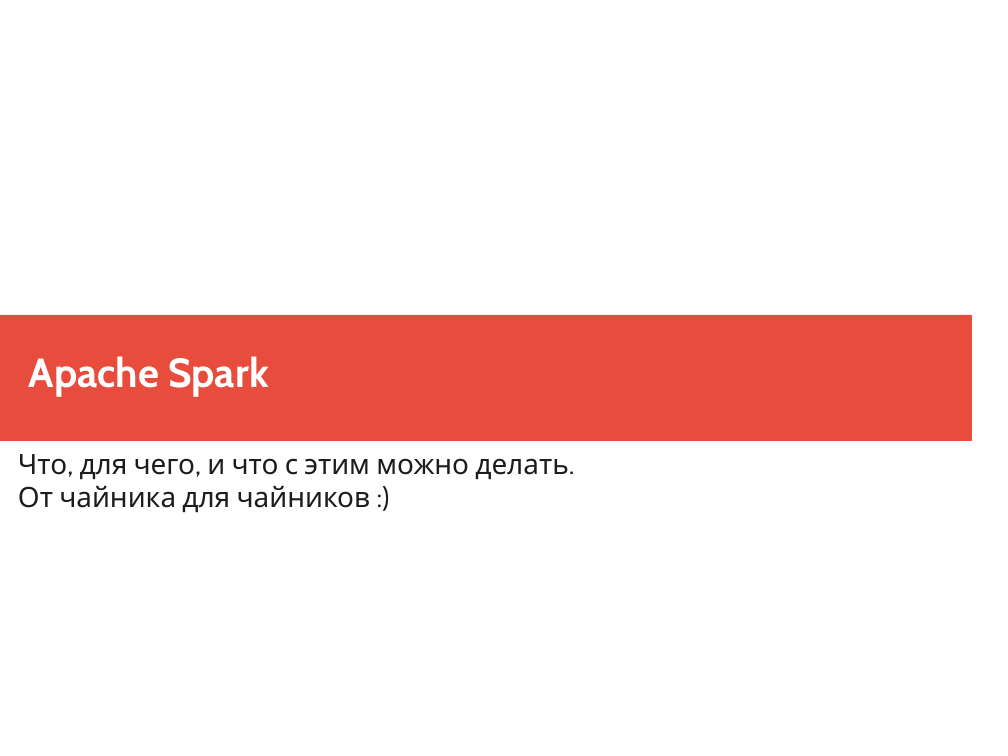
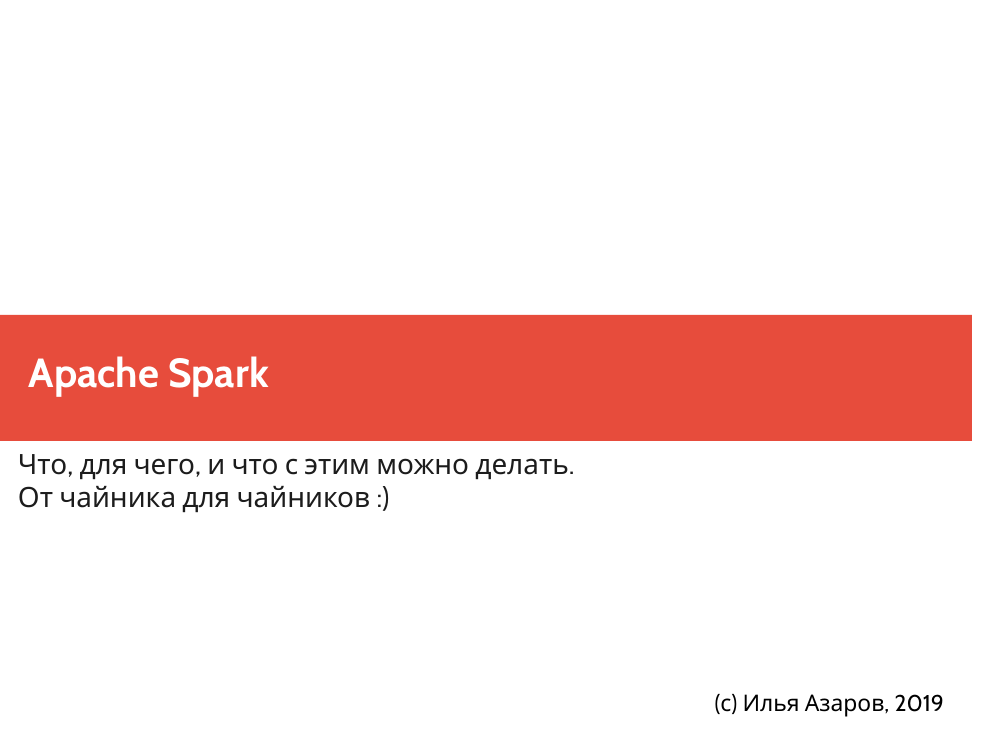
Before and after one commit to ilya1st/spark-samples, a slide deck: slide 1 of report_plan/report.odp. Drawn at 1008x756 pixels with LibreOffice and Linux fonts; fonts in the diff are those of the drawing. Boxes give left, top, right and bottom in pixels: in the first picture for what was removed or moved away, otherwise in the second. Text is boxed around its words. In the diff, an @@ line names an element or a change of style, - is before the commit and + after.

```diff
--- a/report_plan/report.odp
+++ b/report_plan/report.odp
@@ text added at box(720, 694, 944, 717), 18 pt, text #000000 @@
+(с) Илья Азаров, 2019
```
Also in this commit, not shown: 2 other slides changed, 13 slides added, 6 slides removed, 2 other files.
